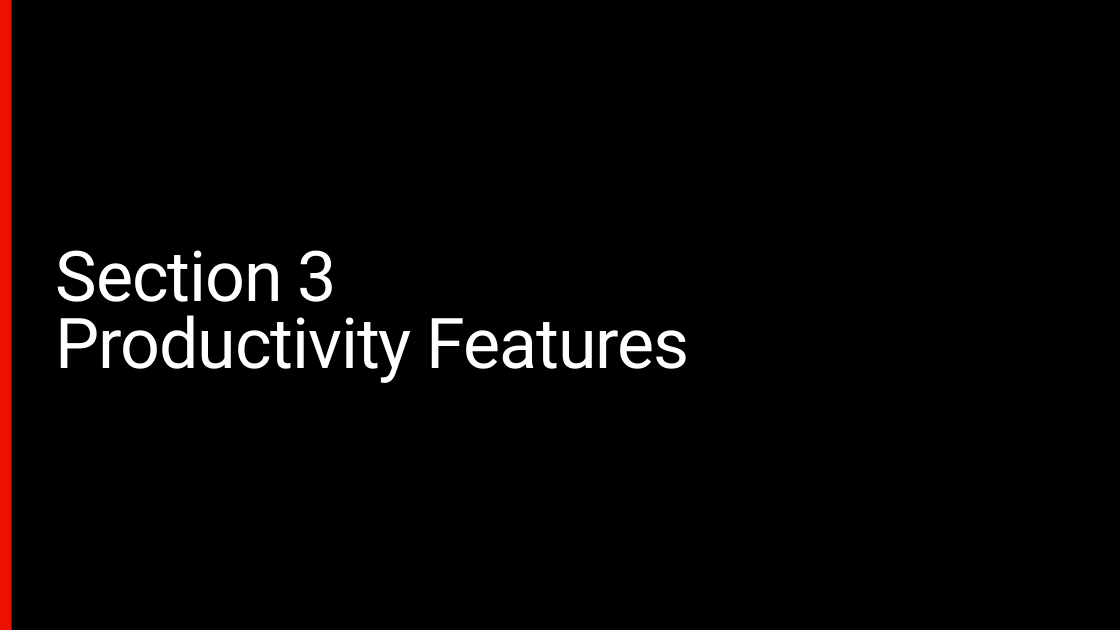
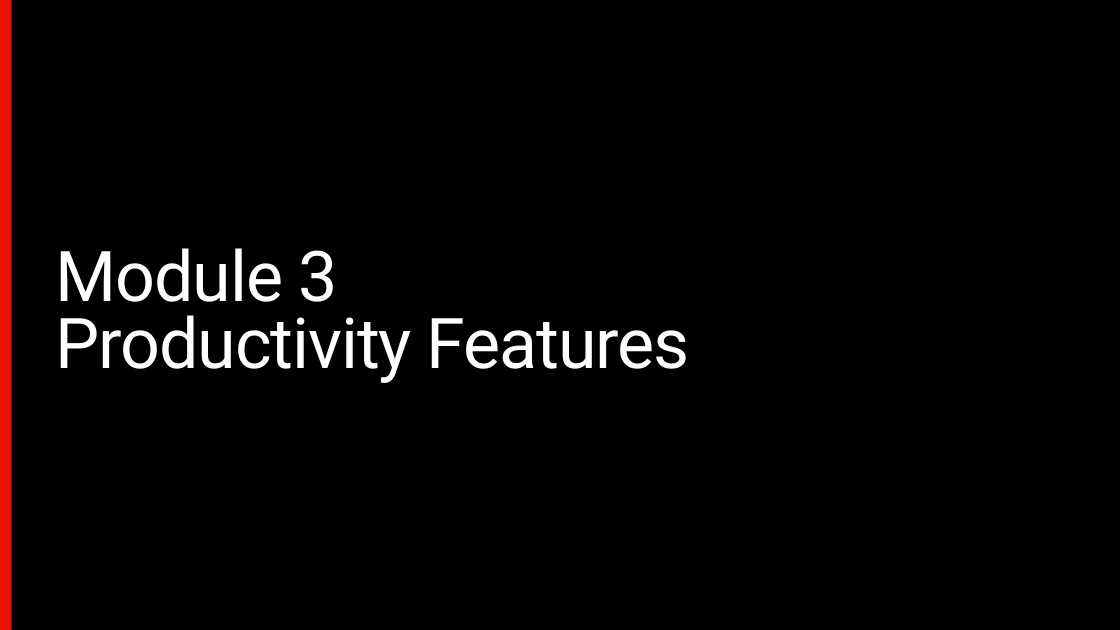
Before and after one commit to rfreemo/accelerator-aem-work-with-assetsview, a slide deck: slide 41 of presentation/aem-assets-working-assetsview.pptx (slide 36 before the commit). Drawn at 1120x630 pixels with LibreOffice and Linux fonts; fonts in the diff are those of the drawing. Boxes give left, top, right and bottom in pixels: in the first picture for what was removed or moved away, otherwise in the second. Text is boxed around its words. In the diff, an @@ line names an element or a change of style, - is before the commit and + after.

```diff
--- a/presentation/aem-assets-working-assetsview.pptx
+++ b/presentation/aem-assets-working-assetsview.pptx
@@ title at [56,248,338,317]: text changed @@
-Section 3
+Module 3
```
Also in this commit, not shown: 23 other slides changed, 8 slides added, 2 other files.
